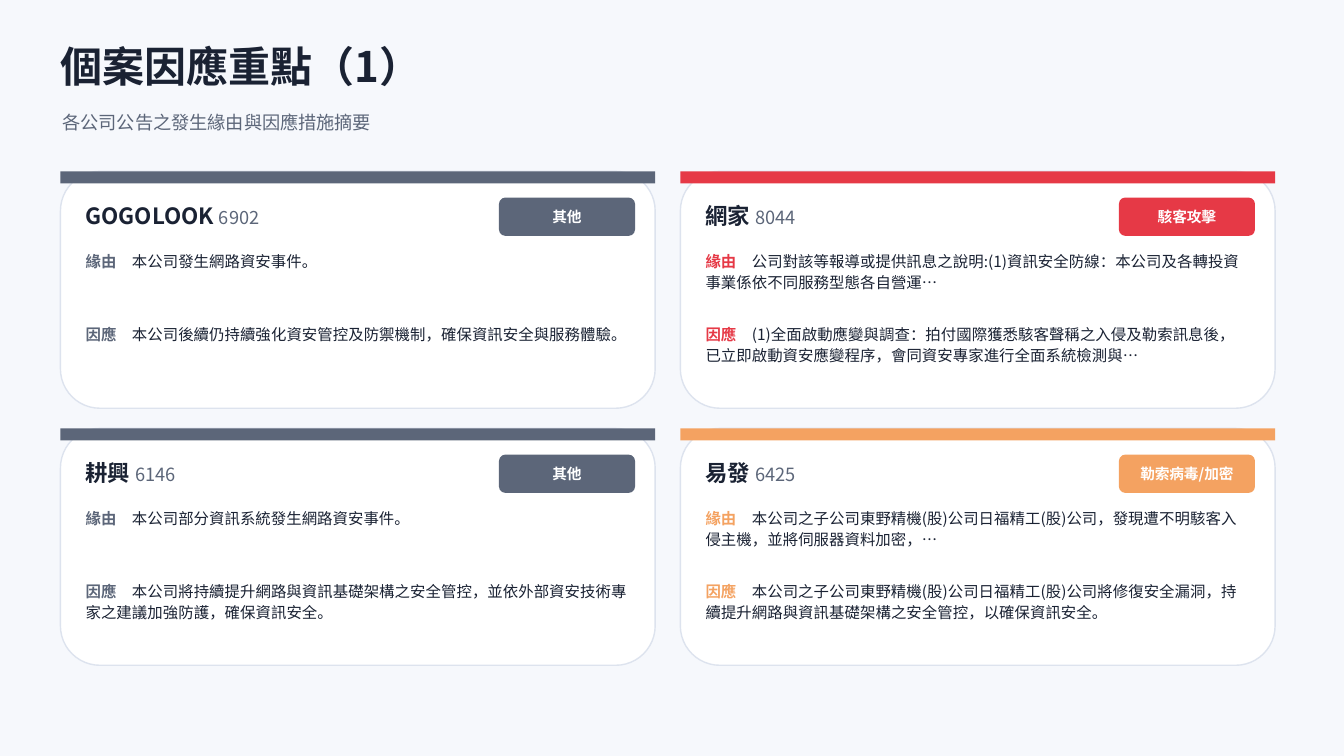
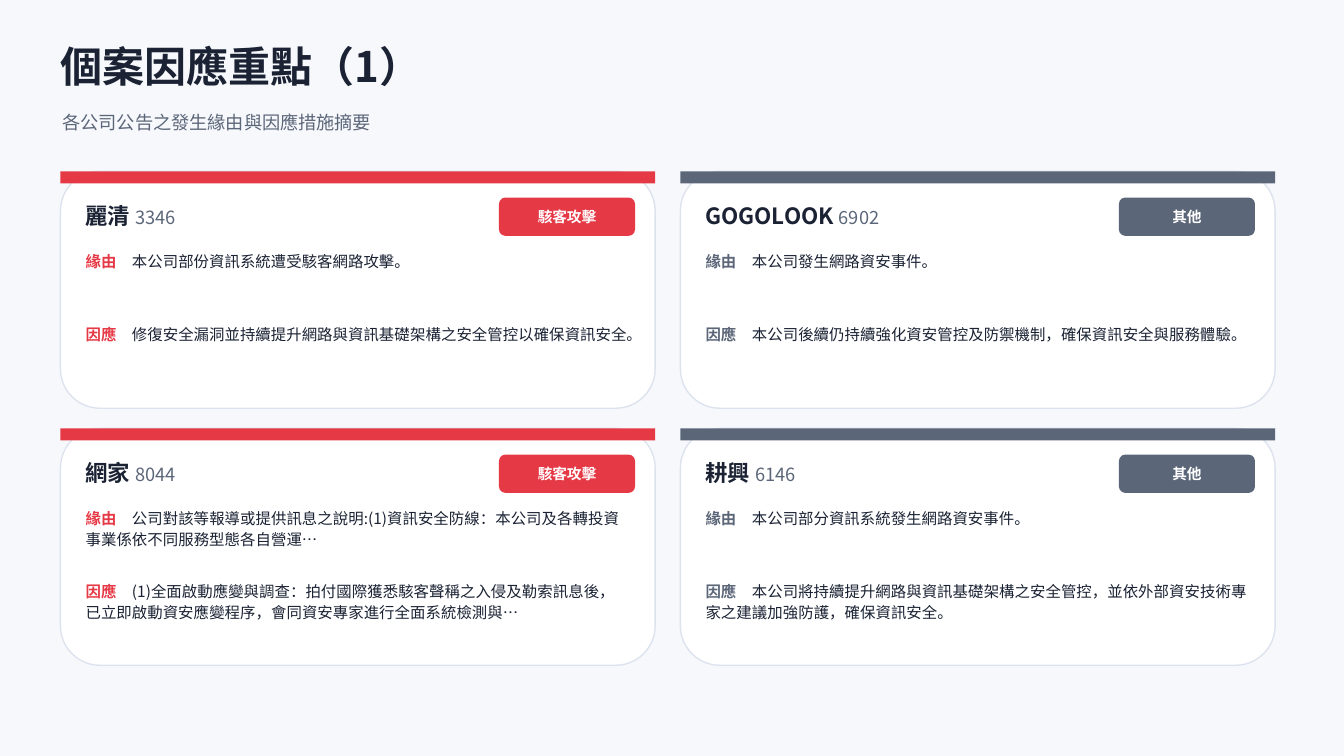
Before and after one commit to Johnnylin77/mops-isec-monitor, a slide deck: slide 6 of 資安事件因應分析.pptx. Drawn at 1344x756 pixels with LibreOffice and Linux fonts; fonts in the diff are those of the drawing. Boxes give left, top, right and bottom in pixels: in the first picture for what was removed or moved away, otherwise in the second. Text is boxed around its words. In the diff, an @@ line names an element or a change of style, - is before the commit and + after.

```diff
--- a/資安事件因應分析.pptx
+++ b/資安事件因應分析.pptx
@@ rectangle at box(681, 171, 1275, 184): fill #E63946 to #5C6679 @@
@@ text at box(86, 202, 175, 230): text changed; size 16 to 13 pt; text colour #1A2233 to #5C6679; bold off @@
-GOGOLOOK 6902
+麗清 3346
@@ text at box(538, 209, 596, 223): text changed @@
-其他
+駭客攻擊
@@ text at box(706, 207, 879, 225): text changed; size 13 to 16 pt; text colour #5C6679 to #1A2233; bold on @@
-網家 8044
+GOGOLOOK 6902
@@ rounded rectangle at box(1119, 198, 1255, 236): fill #E63946 to #5C6679 @@
@@ text at box(1172, 209, 1201, 223): text changed @@
-駭客攻擊
+其他
@@ text at box(86, 254, 410, 269): text changed @@
-緣由 本公司發生網路資安事件。
+緣由 本公司部份資訊系統遭受駭客網路攻擊。
@@ text at box(706, 254, 937, 269): text changed @@
-緣由 公司對該等報導或提供訊息之說明:(1)資訊安全防線：本公司及各轉投資事業係依不同服務型態各自營運…
+緣由 本公司發生網路資安事件。
@@ text at box(86, 325, 642, 345): text changed @@
-因應 本公司後續仍持續強化資安管控及防禦機制，確保資訊安全與服務體驗。
+因應 修復安全漏洞並持續提升網路與資訊基礎架構之安全管控以確保資訊安全。
@@ text at box(706, 325, 1247, 345): text changed @@
-因應 (1)全面啟動應變與調查：拍付國際獲悉駭客聲稱之入侵及勒索訊息後，已立即啟動資安應變程序，會同資安專家進行全面系統檢測與…
+因應 本公司後續仍持續強化資安管控及防禦機制，確保資訊安全與服務體驗。
@@ rectangle at box(681, 429, 1275, 441): fill #F4A261 to #5C6679 @@
@@ text at box(86, 459, 175, 487): text changed @@
-耕興 6146
+網家 8044
@@ fill #5C6679 to #E63946 in 4 elements at box(60, 171, 655, 184), box(499, 198, 635, 236), box(60, 429, 655, 441), box(499, 455, 635, 493) @@
@@ text at box(538, 466, 596, 480): text changed @@
-其他
+駭客攻擊
@@ text at box(706, 462, 795, 483): text changed @@
-易發 6425
+耕興 6146
@@ rounded rectangle at box(1119, 455, 1255, 493): fill #F4A261 to #5C6679 @@
@@ text at box(1172, 466, 1201, 480): text changed @@
-勒索病毒/加密
+其他
@@ text at box(86, 511, 619, 547): text changed @@
-緣由 本公司部分資訊系統發生網路資安事件。
+緣由 公司對該等報導或提供訊息之說明:(1)資訊安全防線：本公司及各轉投資事業係依不同服務型態各自營運…
@@ text at box(706, 511, 1030, 526): text changed @@
-緣由 本公司之子公司東野精機(股)公司日福精工(股)公司，發現遭不明駭客入侵主機，並將伺服器資料加密，…
+緣由 本公司部分資訊系統發生網路資安事件。
@@ text at box(86, 582, 615, 620): text changed @@
-因應 本公司將持續提升網路與資訊基礎架構之安全管控，並依外部資安技術專家之建議加強防護，確保資訊安全。
+因應 (1)全面啟動應變與調查：拍付國際獲悉駭客聲稱之入侵及勒索訊息後，已立即啟動資安應變程序，會同資安專家進行全面系統檢測與…
@@ text at box(706, 582, 1246, 620): text changed @@
-因應 本公司之子公司東野精機(股)公司日福精工(股)公司將修復安全漏洞，持續提升網路與資訊基礎架構之安全管控，以確保資訊安全。
+因應 本公司將持續提升網路與資訊基礎架構之安全管控，並依外部資安技術專家之建議加強防護，確保資訊安全。
```
Also in this commit, not shown: 5 other slides changed, 2 other files.
